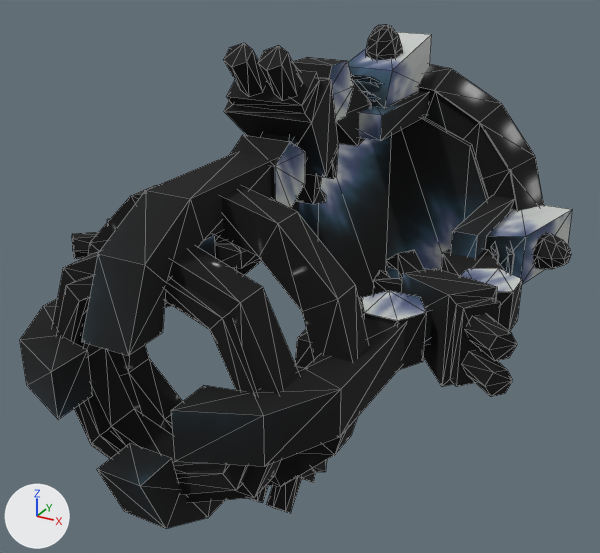
One commit to the OBJ model sceneobjs/zhanchang_fuben_367/zhanchan_fuben_367_shengchan.obj: the scene before it, then after it.
Camera for both pictures: a 50 mm camera at (533.0, -1345.0, 486.0) aimed at (6.0, -387.0, 7.0). The axes (+X, +Y, +Z) are drawn at lower left. The lights are the same throughout. Mesh edges are drawn as thin lines. Where no turn or scale is listed for an object, it has been applied to the vertices. Vertices at the same position are counted once.

Before the edit, the objects in view are built like this:
```python
me_zhanchan_fuben_367_shengchan = bpy.data.meshes.new('zhanchan_fuben_367_shengchan')
me_zhanchan_fuben_367_shengchan.from_pydata(...)  # 984 vertices, 1470 faces; spans x -341.0..341.0, y -788.0..1.0, z -341.0..341.0
# faces by material slot: [32, 1270, 168]
me_zhanchan_fuben_367_shengchan.materials.append(mat_material_4)  # picture img_tx_zhanchan_fuben_367_shengchan_02_png
me_zhanchan_fuben_367_shengchan.materials.append(mat_material_5)  # picture img_tx_zhanchan_fuben_367_shengchan_11_png
me_zhanchan_fuben_367_shengchan.materials.append(mat_material_6)  # picture img_tx_zhanchan_fuben_367_shengchan_01_png
ob_zhanchan_fuben_367_shengchan = bpy.data.objects.new('zhanchan_fuben_367_shengchan', me_zhanchan_fuben_367_shengchan)
ob_zhanchan_fuben_367_shengchan.location = (0.0, 0.0, 0.0)
```
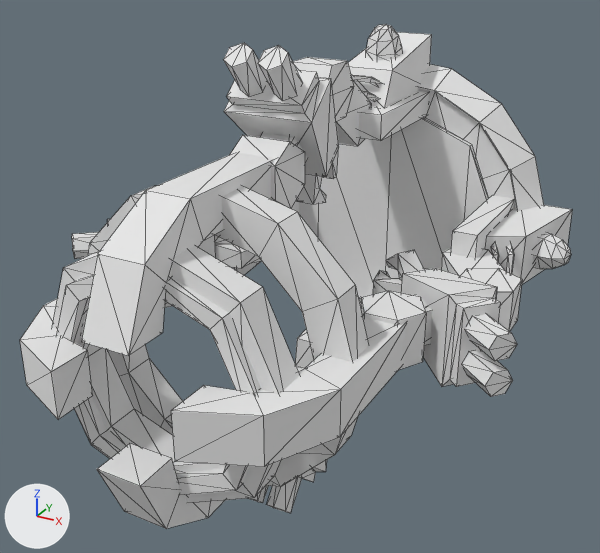
Boxes (x1, y1, x2, y2) around the edits, measured in the pictures (600 x 553 px):
part 1 of me_zhanchan_fuben_367_shengchan, recoloured (grey to white)
    both: (418, 64, 544, 211)
part 2 of me_zhanchan_fuben_367_shengchan, recoloured (black to grey)
    both: (20, 24, 572, 529)
part 3 of me_zhanchan_fuben_367_shengchan, recoloured (black to grey)
    both: (52, 186, 369, 503)

The edits, one by one:
Material 'material_5' (mat_material_5_1) is new.
Its base color is (0.8, 0.8, 0.8) (white #e7e7e7).
Its roughness is 1.0.
Material 'material_4' (mat_material_4_1) is new.
Its base color is (0.8, 0.8, 0.8) (white #e7e7e7).
Its roughness is 1.0.
Material 'material_6' (mat_material_6_1) is new.
Its base color is (0.8, 0.8, 0.8) (white #e7e7e7).
Its roughness is 1.0.
me_zhanchan_fuben_367_shengchan has 984 vertices, 1470 faces and spans x -341.0..341.0, y -788.0..1.0, z -341.0..341.0.
me_zhanchan_fuben_367_shengchan is used by ob_zhanchan_fuben_367_shengchan; location (0.0, 0.0, 0.0).
me_zhanchan_fuben_367_shengchan part 1: all 32 faces that had it switch from mat_material_4 (picture img_tx_zhanchan_fuben_367_shengchan_02_png) to mat_material_4_1 (white #e7e7e7).
me_zhanchan_fuben_367_shengchan part 2: all 1270 faces that had it switch from mat_material_5 (picture img_tx_zhanchan_fuben_367_shengchan_11_png) to mat_material_5_1 (white #e7e7e7).
me_zhanchan_fuben_367_shengchan part 3: all 168 faces that had it switch from mat_material_6 (picture img_tx_zhanchan_fuben_367_shengchan_01_png) to mat_material_6_1 (white #e7e7e7).
